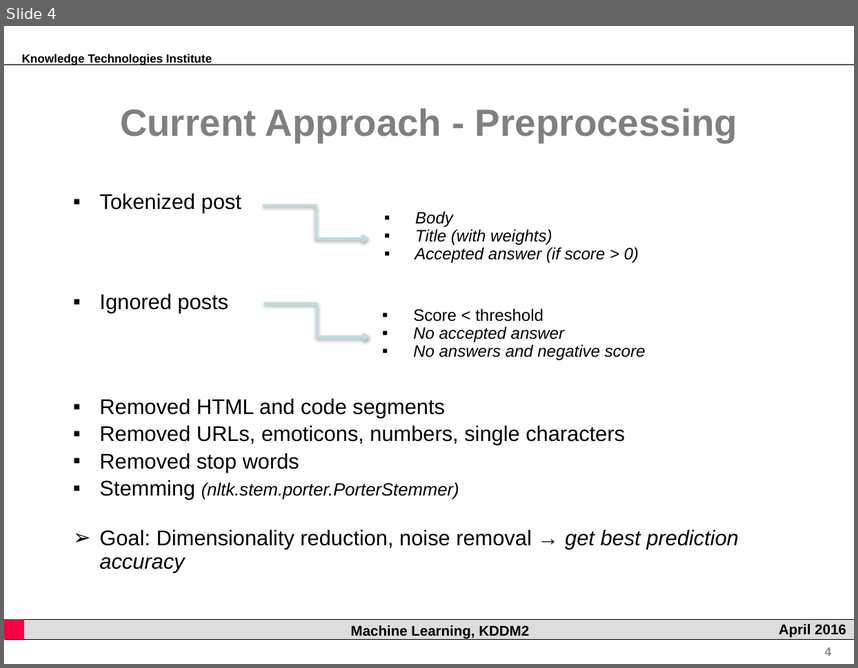
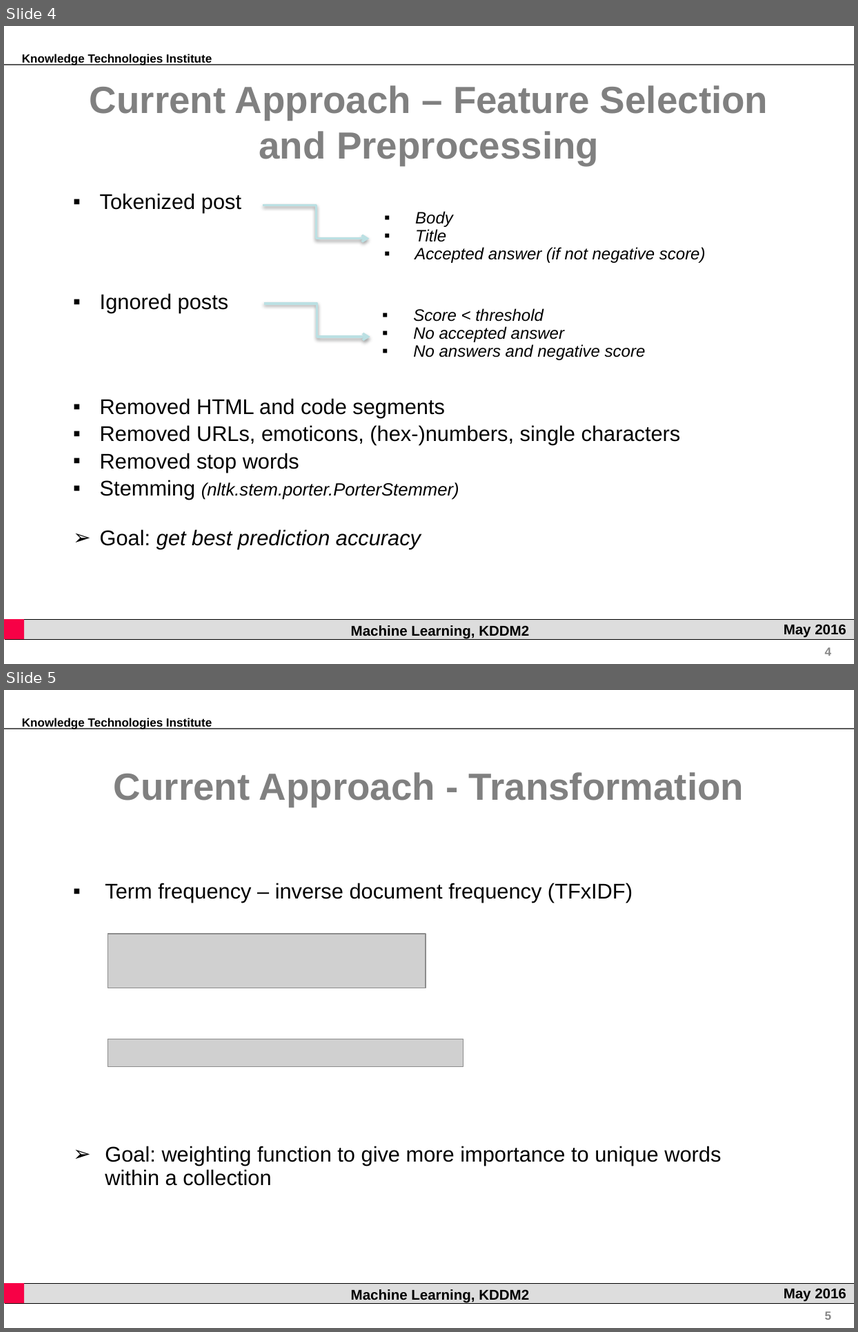
Before and after one commit to rsamer/MLSE, a slide deck: presentation/interim/Presentation.pptx. Shown one above the other, each under a label of ours: slide 4 before the commit, slides 4 and 5 after it. The pictures are 858x668 and 858x1332 pixels, drawn with LibreOffice and Linux fonts; fonts in the diff are those of the drawing; grey boxes stand for pictures; background and template pictures are left out. Boxes give left, top, right and bottom in pixels: in the first picture for what was removed or moved away, otherwise in the second. Text is boxed around its words. In the diff, an @@ line names an element or a change of style, - is before the commit and + after.

```diff
--- a/presentation/interim/Presentation.pptx
+++ b/presentation/interim/Presentation.pptx
@@ slide 5 added at bbox=[4, 690, 854, 1328], background #FFFFFF; not listed: 7 template elements that a slide beside it also shows @@
@@ text added at bbox=[114, 772, 744, 807], 32 pt, text #808080, bold @@
+Current Approach - Transformation
@@ text added at bbox=[105, 883, 721, 1185], 18 pt, text #000000 @@
+▪ Term frequency – inverse document frequency (TFxIDF)
+➢ Goal: weighting function to give more importance to unique words within a collection
@@ picture added at bbox=[107, 934, 426, 988] @@
@@ picture added at bbox=[107, 1039, 463, 1067] @@
@@ slide 4 changed as well @@
@@ text at bbox=[90, 85, 768, 165]: text changed @@
-Current Approach - Preprocessing
+Current Approach – Feature Selection and Preprocessing
@@ text at bbox=[415, 229, 706, 263]: text changed @@
-▪ Title (with weights)
-▪ Accepted answer (if score > 0)
+▪ Title
+▪ Accepted answer (if not negative score)
@@ text at bbox=[413, 308, 544, 321]: italic on in "Score < threshold" @@
@@ text at bbox=[100, 425, 681, 445]: text changed @@
-▪ Removed URLs, emoticons, numbers, single characters
+▪ Removed URLs, emoticons, (hex-)numbers, single characters
@@ text at bbox=[100, 529, 421, 549]: text changed; italic on @@
-➢ Goal: Dimensionality reduction, noise removal → get best prediction accuracy
+➢ Goal: get best prediction accuracy
@@ text in rectangle at bbox=[784, 624, 846, 637]: text changed @@
-April 2016
+May 2016
```
Also in this commit, not shown: 11 other slides changed, 1 other slide added, 1 slide removed.
